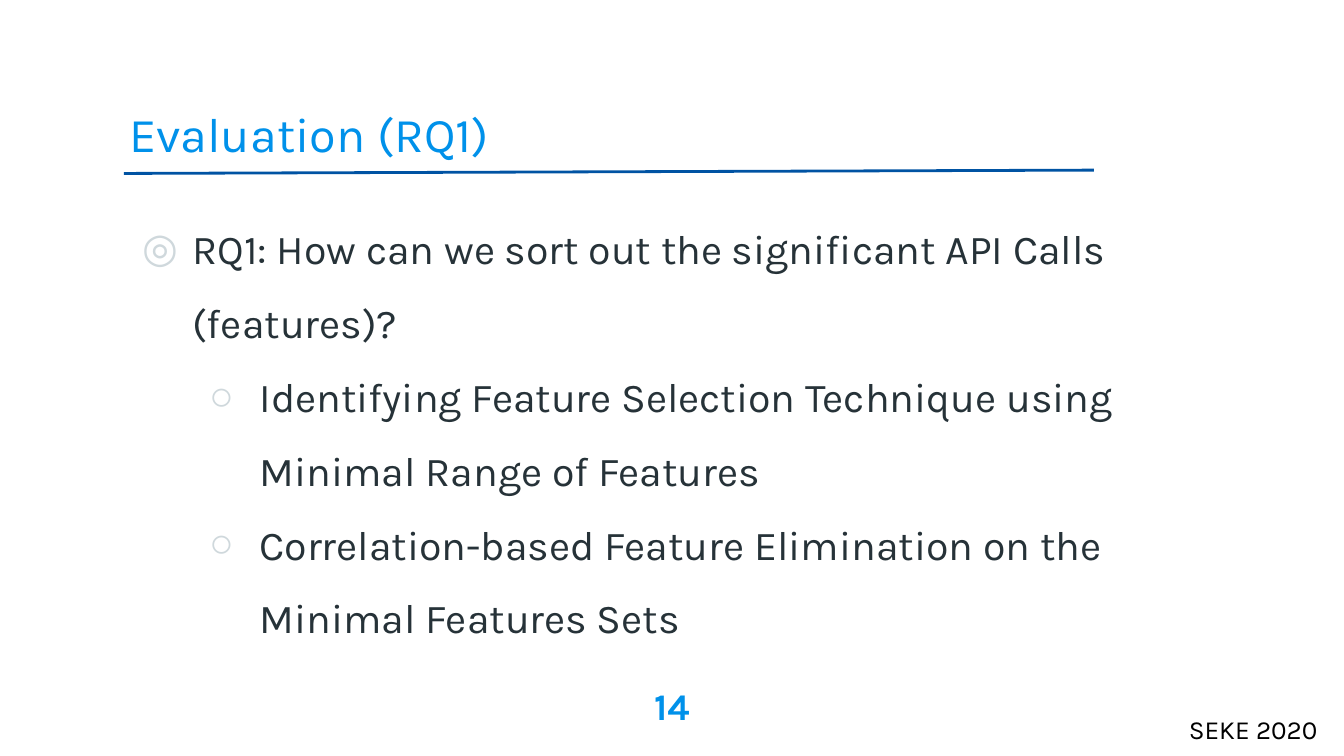
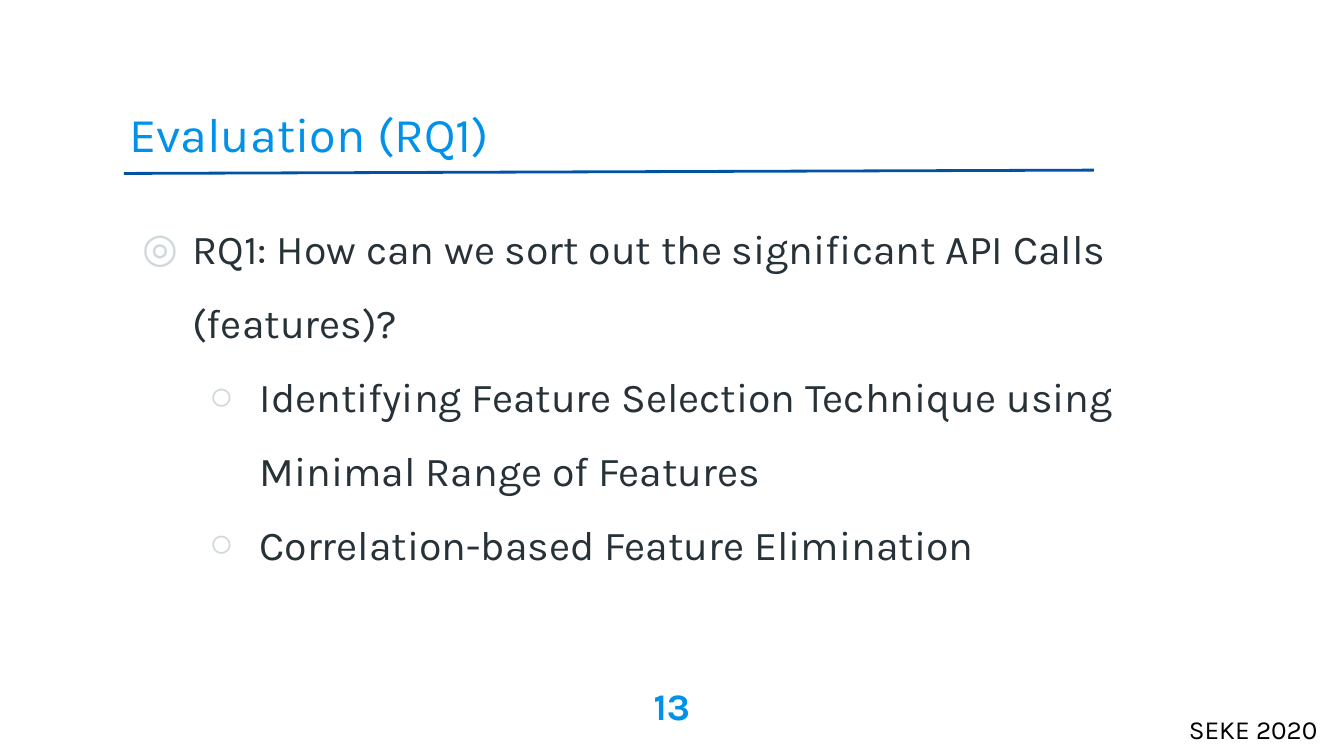
Before and after one commit to galib19/MS_Thesis, a slide deck: slide 13 of SEKE'20/paper143.ppt (slide 14 before the commit). Drawn at 1344x756 pixels with LibreOffice and Linux fonts; fonts in the diff are those of the drawing; background and template pictures are left out. Boxes give left, top, right and bottom in pixels: in the first picture for what was removed or moved away, otherwise in the second. Text is boxed around its words. In the diff, an @@ line names an element or a change of style, - is before the commit and + after.

```diff
--- a/SEKE'20/paper143.ppt
+++ b/SEKE'20/paper143.ppt
@@ text at <box>260,531,973,561</box>: text changed @@
-  ○ Correlation-based Feature Elimination on the Minimal Features Sets
+  ○ Correlation-based Feature Elimination
@@ page number at <box>654,695,691,721</box>: text changed @@
-14
+13
```
Also in this commit, not shown: 9 other slides changed, 1 slide removed, 2 other files.
